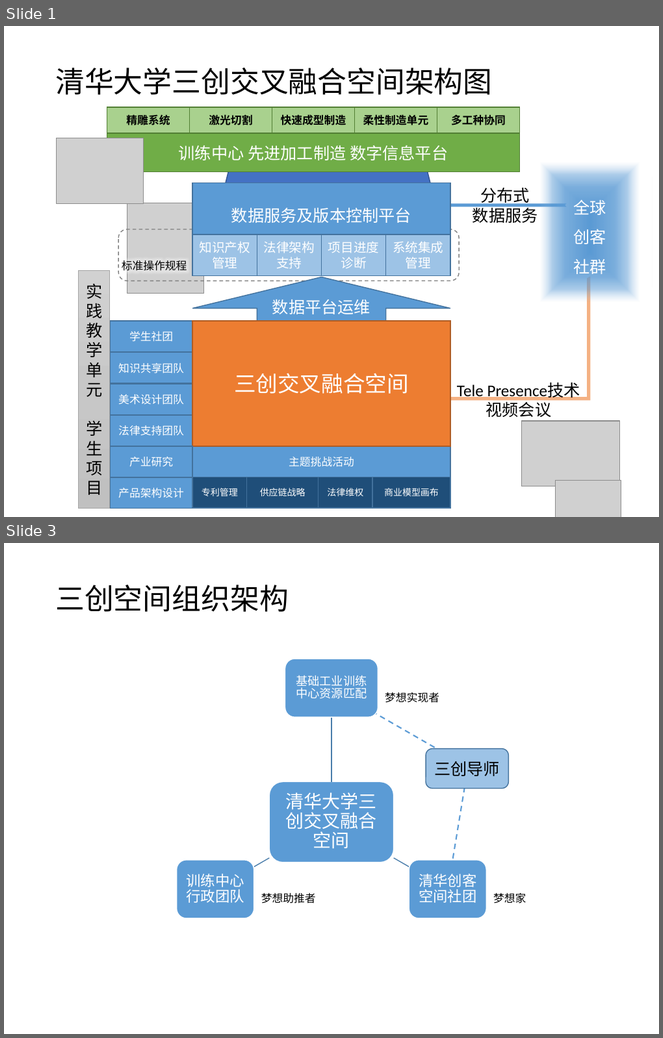
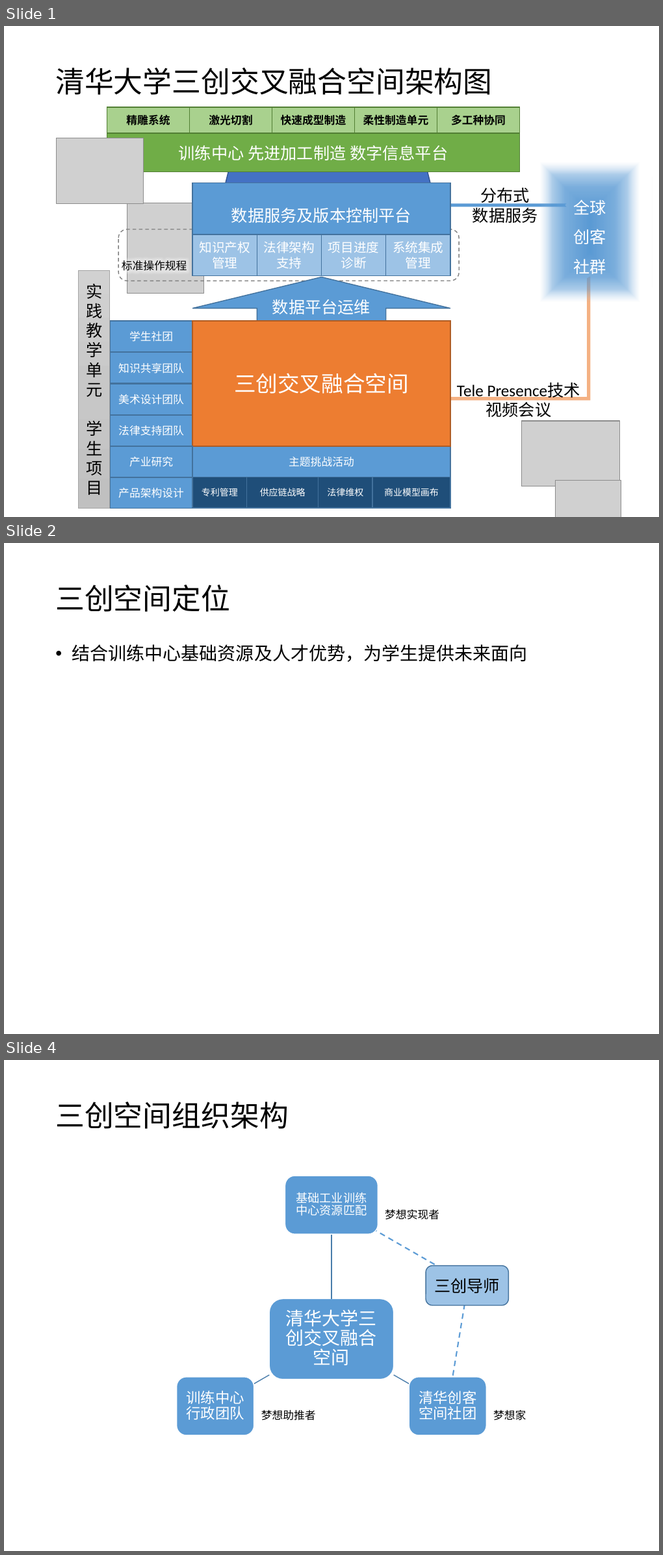
Before and after one commit to woodyme/i.center_my_workzone, a slide deck: 训练中心创客交叉融合空间建设/doc/创客融合空间运行模式.pptx. Shown one above the other, each under a label of ours: slides 1 and 3 before the commit, slides 1, 2 and 4 after it; the slides between them are not shown. The pictures are 663x1038 and 663x1555 pixels, drawn with LibreOffice and Linux fonts; fonts in the diff are those of the drawing; grey boxes stand for pictures. Boxes give left, top, right and bottom in pixels: in the first picture for what was removed or moved away, otherwise in the second. Text is boxed around its words. In the diff, an @@ line names an element or a change of style, - is before the commit and + after.

```diff
--- a/训练中心创客交叉融合空间建设/doc/创客融合空间运行模式.pptx
+++ b/训练中心创客交叉融合空间建设/doc/创客融合空间运行模式.pptx
@@ slide 2 added at (4,543,659,1034), background #FFFFFF @@
@@ title added at (55,585,230,612), 32 pt, text #000000 @@
+三创空间定位
@@ text added at (72,644,528,662), 20 pt, text #000000 @@
+• 结合训练中心基础资源及人才优势，为学生提供未来面向
@@ what was slide 3 is now slide 4 @@
```
Also in this commit, not shown: 2 slides changed, 1 other slide added.
